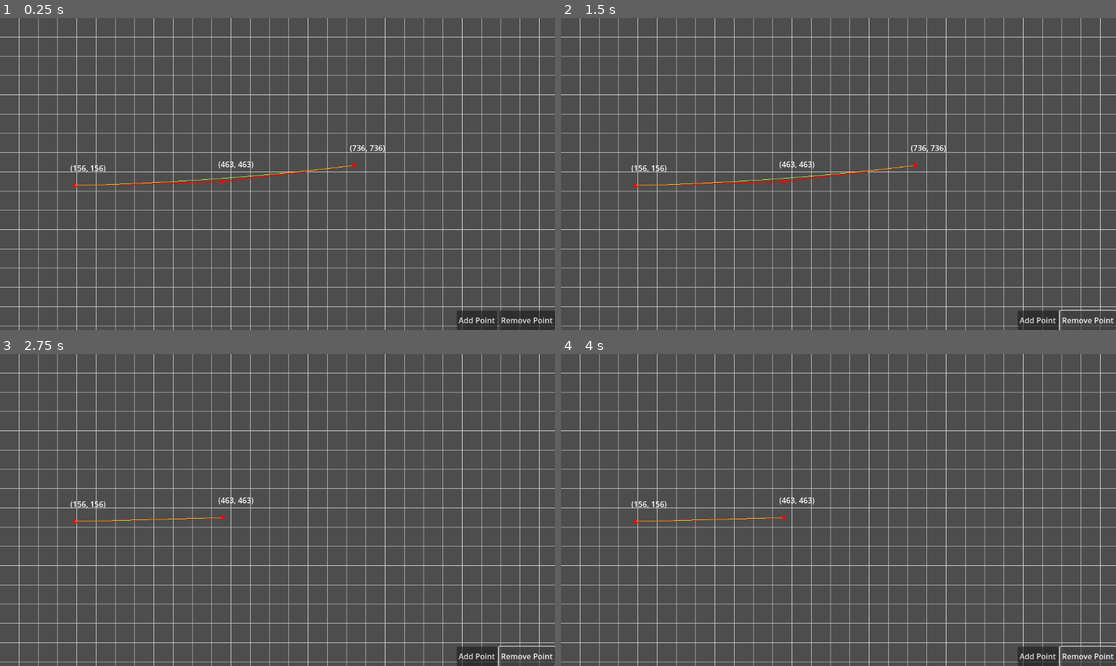
Above: before the commit, frames 1-4 (two rows, left to right).
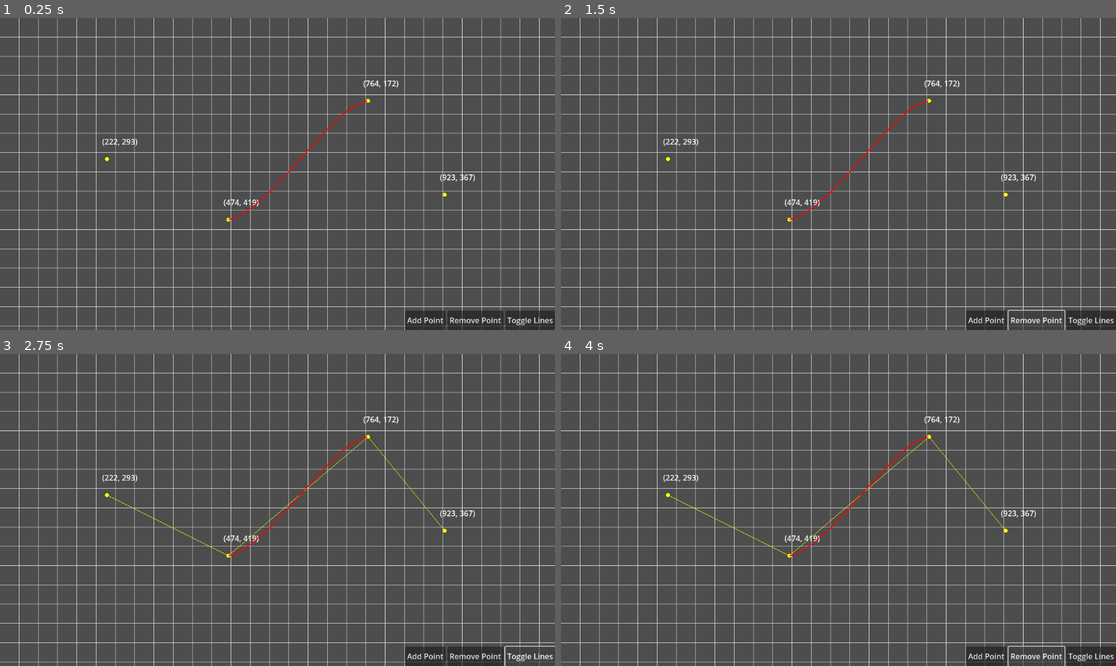
Above: after the commit, the same moments.

Repository: Boris14/Catmull-Rom
Game: Godot game, scene res://Main.tscn
Same seed, same stepped clock (60 frames per second), same inputs: the game is played once before the commit and once after it.
Inputs (mouse positions are in pixels of both pictures, inside the frame that each line leads up to):
- Up to frame 1 (0.25 s): no input
- Up to frame 2 (1.5 s): click "Add Point" at 0.5 s; click "Remove Point" at 1.25 s
- Up to frame 3 (2.75 s): click (532, 656) at 2 s, where only the run after the commit has a clickable "Toggle Lines"
- Up to frame 4 (4 s): click "Add Point" at 2.75 s; click "Remove Point" at 3.5 s

The runs differ from the first frame. In frame 1, 1.7% of the frame differs, in the area x 12-100%, y 20-100%; in frame 2, 1.7%; in frame 3, 1.6%; in frame 4, 1.6%.

Commit message:
Finishing touches

Diff:
--- a/Main.tscn
+++ b/Main.tscn
@@ -4,15 +4,6 @@
 
 [node name="GridCanvas" type="Node2D"]
 script = ExtResource("1_udord")
-
-[node name="Point1" type="Marker2D" parent="."]
-position = Vector2(156, 348)
-
-[node name="Point3" type="Marker2D" parent="."]
-position = Vector2(463, 340)
-
-[node name="Point4" type="Marker2D" parent="."]
-position = Vector2(736, 306)
 
 [node name="UICanvas" type="CanvasLayer" parent="."]
 
@@ -37,3 +28,21 @@
 unique_name_in_owner = true
 layout_mode = 2
 text = "Remove Point"
+
+[node name="ToggleLines" type="Button" parent="UICanvas/HBoxContainer"]
+unique_name_in_owner = true
+layout_mode = 2
+text = "Toggle Lines
+"
+
+[node name="Point1" type="Marker2D" parent="."]
+position = Vector2(222, 293)
+
+[node name="Point2" type="Marker2D" parent="."]
+position = Vector2(474, 419)
+
+[node name="Point3" type="Marker2D" parent="."]
+position = Vector2(764, 172)
+
+[node name="Point4" type="Marker2D" parent="."]
+position = Vector2(923, 367)
--- a/Scripts/GridCanvas.gd
+++ b/Scripts/GridCanvas.gd
@@ -4,22 +4,26 @@
 # Grid size and line configuration
 @export var grid_size := 40.0  # Size of each cell in the grid
 @export var grid_color := Color.LIGHT_GRAY
-@export var line_color := Color.RED
-@export var points_color := Color.RED
+@export var lines_color := Color.YELLOW
+@export var curve_color := Color.RED
+@export var points_color := Color.YELLOW
 @export var select_radius := 20.0
 @export var curve_segments := 100
 
-var points : Array[Marker2D]
+var curve_pivots : Array[Marker2D]
 var selected_point : Marker2D = null
+var show_lines := false
 
 func _ready() -> void:
 	%AddPointButton.pressed.connect(_on_add_point_button_pressed)
 	%RemovePointButton.pressed.connect(_on_remove_point_button_pressed)
+	%ToggleLines.pressed.connect(_on_toggle_lines_button_pressed)
 
 	for child in get_children():
 		var point := child as Marker2D
 		if point:
-			points.append(point)
+			curve_pivots.append(point)
+
 
 func _input(event) -> void:
 	if event is InputEventMouseButton and event.button_index == MOUSE_BUTTON_LEFT:
@@ -27,7 +31,7 @@
 			# Stop dragging if the button is released.
 			selected_point = null
 		else:
-			for point in points:
+			for point in curve_pivots:
 				if (event.position - point.global_position).length() < select_radius:
 					# Start dragging if the click is on the sprite.
 					if not selected_point and event.pressed:
@@ -38,14 +42,18 @@
 		selected_point.global_position = event.position
 		queue_redraw()
 
-func _physics_process(delta: float) -> void:
-	pass
-	#points.sort_custom(func(p1,p2): return p1.global_position.x < p2.global_position.x)
 
-func get_curve_point(points, t):
+func get_point_positions(points : Array[Marker2D]) -> PackedVector2Array:
+	var result : PackedVector2Array
+	for point in points:
+		result.append(point.global_position)
+	return result
+
+
+func get_berzier_point(points : PackedVector2Array, t):
 	var constructed_points = []
 	for point in points:
-		constructed_points.push_back(point.global_position)
+		constructed_points.push_back(point)
 	while constructed_points.size() > 1:
 		var new_points = []
 		for i in range(1, constructed_points.size()):
@@ -54,14 +62,34 @@
 		constructed_points = new_points
 	return constructed_points[0]
 
-func get_curve_points(points) -> PackedVector2Array:
+
+func get_berzier_points(points : PackedVector2Array) -> PackedVector2Array:
 	var result : PackedVector2Array
 	var t := 0.0
 	var step := 1.0 / curve_segments
 	while t < 1.0:
-		result.append(get_curve_point(points, t))
+		result.append(get_berzier_point(points, t))
 		t += step
 	return result
+
+
+func get_catmull_rom_points(points : PackedVector2Array) -> PackedVector2Array:
+	var result : PackedVector2Array
+
+	if points.size() < 4:
+		print("Not enough points")
+		return result
+
+	for i in range(1, points.size() - 2):
+		var tangent_1 = (points[i + 1] - points[i - 1]) / 2
+		var tangent_2 = (points[i + 2] - points[i]) / 2
+
+		var berzier_points = [points[i], points[i] + tangent_1/3, \
+			points[i + 1] - tangent_2/3, points[i + 1]]
+
+		result.append_array(get_berzier_points(berzier_points))
+	return result
+
 
 func _draw() -> void:
 	var viewport_size = get_viewport_rect().size
@@ -75,15 +103,16 @@
 		draw_line(Vector2(0, y), Vector2(viewport_size.x, y), grid_color, 1)
 
 	# Draw the points and the lines between them
-	for i in range(points.size()):
-		var p_pos = points[i].global_position
-		draw_circle(p_pos, 4, Color.RED)
-		draw_string(ThemeDB.fallback_font, p_pos + Vector2(-10, -30), \
-		 	"(%d, %d)" % [p_pos.x, p_pos.x], HORIZONTAL_ALIGNMENT_CENTER)
-		if i > 0:
-			draw_line(points[i - 1].global_position, p_pos, line_color, 2)
+	for i in range(curve_pivots.size()):
+		var pivot_pos = curve_pivots[i].global_position
+		draw_circle(pivot_pos, 4, points_color)
+		draw_string(ThemeDB.fallback_font, pivot_pos + Vector2(-10, -30), \
+		 	"(%d, %d)" % [pivot_pos.x, pivot_pos.y], HORIZONTAL_ALIGNMENT_CENTER)
+		if show_lines and i > 0:
+			draw_line(curve_pivots[i - 1].global_position, pivot_pos, lines_color)
 
-	draw_polyline(get_curve_points(points), Color.GREEN_YELLOW)
+	draw_polyline(get_catmull_rom_points(get_point_positions(curve_pivots)), curve_color, 2)
+
 
 func _on_add_point_button_pressed():
 	var new_point = Marker2D.new()
@@ -92,10 +121,16 @@
 	var viewport_size = get_viewport_rect().size
 	new_point.global_position.x = randf_range(0, viewport_size.x)
 	new_point.global_position.y = randf_range(0, viewport_size.y)
-	points.push_back(new_point)
+	curve_pivots.push_back(new_point)
 	queue_redraw()
 
+
 func _on_remove_point_button_pressed():
-	var removed_point : Marker2D = points.pop_back()
+	var removed_point : Marker2D = curve_pivots.pop_back()
 	removed_point.queue_free()
 	queue_redraw()
+
+
+func _on_toggle_lines_button_pressed():
+	show_lines = not show_lines
+	queue_redraw()
